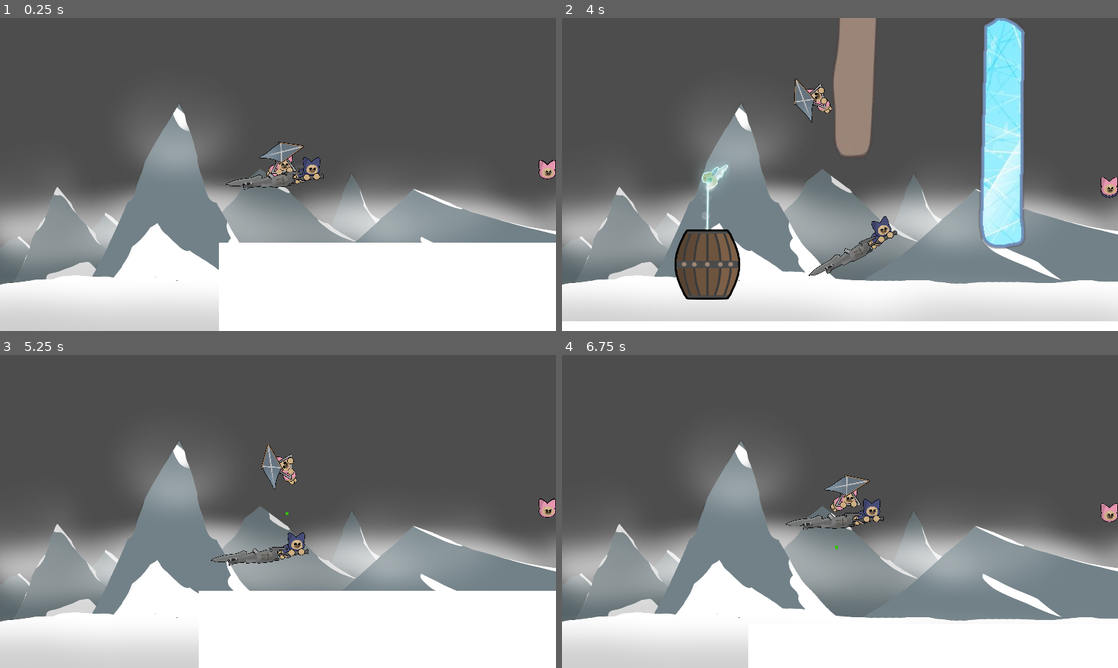
Above: before the commit, frames 1-4 (two rows, left to right).
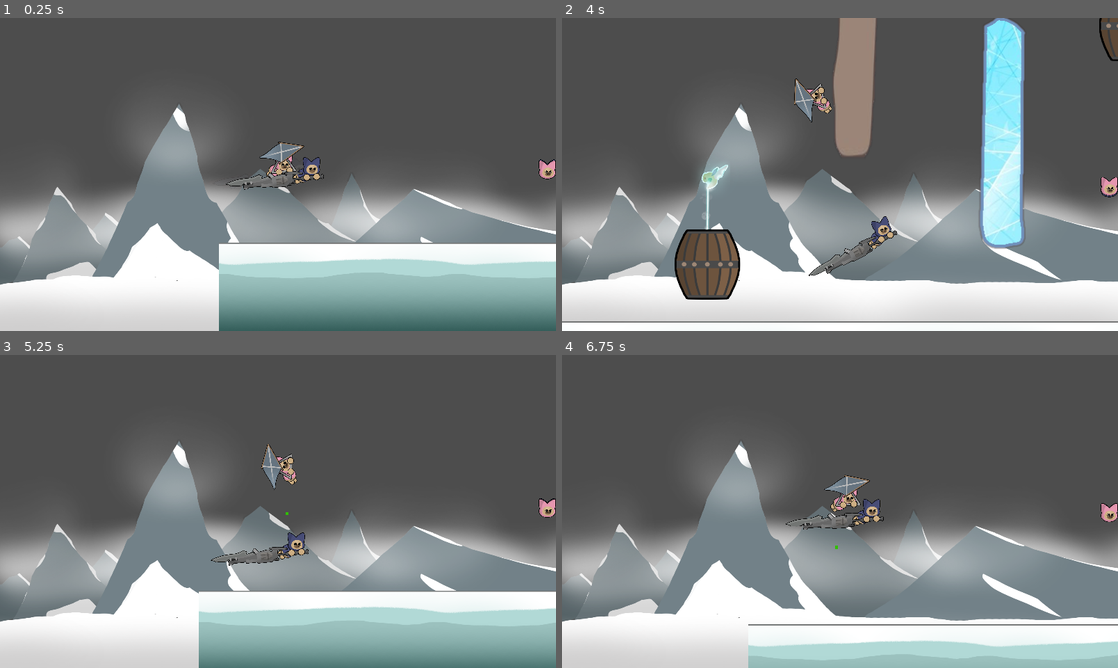
Above: after the commit, the same moments.

Repository: IssacZhuang/Gamejam-2024-Global
Game: Godot game, scene res://CatsFly.tscn
Two runs of this game, one before a commit and one after it. Both use one fixed random seed, a clock stepped at 60 frames per second and the inputs below. Sound files missing from this copy of the repository are replaced by a short silence.
Inputs:
- Up to frame 1 (0.25 s): no input
- Up to frame 2 (4 s): tap Enter at 0.5 s; hold D (player_rotation_right) 0.53-1.28 s; tap Space (game_start) at 0.6, 2.85 s; hold A (player_rotation_left) 1.28-2.03 s; tap J (player_power_down) at 1.35, 3.6 s; hold D (player_rotation_right) 2.03-3.53 s; tap K (player_power_separate) at 2.1 s; hold A (player_rotation_left) from 3.53 s (still down)
- Up to frame 3 (5.25 s): keep holding A (player_rotation_left); tap K (player_power_separate) at 4.35 s; tap Space (game_start) at 5.1 s
- Up to frame 4 (6.75 s): release A (player_rotation_left) at 5.78 s; hold D (player_rotation_right) from 5.78 s (still down); tap J (player_power_down) at 5.85 s; tap Space (game_start) at 6.5 s; tap K (player_power_separate) at 6.6 s

The runs differ from the first frame. In frame 1, 14% of the frame differs, in the area x 39-100%, y 45-100%; in frame 2, 0.6%; in frame 3, 12%; in frame 4, 5.6%.

Commit message:
ui

Diff:
--- a/Godot/Scenes/Nodes/LevelManager/level_1.tscn
+++ b/Godot/Scenes/Nodes/LevelManager/level_1.tscn
@@ -1,11 +1,11 @@
-[gd_scene load_steps=15 format=3 uid="uid://hq0mxgb6gjdk"]
+[gd_scene load_steps=14 format=3 uid="uid://hq0mxgb6gjdk"]
 
 [ext_resource type="Script" path="res://Level1.gd" id="1_f1vo5"]
+[ext_resource type="Texture2D" uid="uid://c3h14qcd5c87x" path="res://Textures/Ground.png" id="2_3sju3"]
 [ext_resource type="PackedScene" uid="uid://dinen2grqogrm" path="res://Scenes/Nodes/LevelManager/Blocks/stone_wall.tscn" id="2_4g4k5"]
 [ext_resource type="PackedScene" uid="uid://dkgfesg3ubk2c" path="res://Scenes/Nodes/LevelManager/Blocks/wooden_wall.tscn" id="3_v8bk2"]
 [ext_resource type="PackedScene" uid="uid://by4dpg8f75bx1" path="res://Scenes/Nodes/LevelManager/Blocks/explosion_bucket.tscn" id="4_qv0it"]
 [ext_resource type="PackedScene" uid="uid://d1ytwomfrp1p4" path="res://Scenes/Nodes/LevelManager/start_position.tscn" id="5_4pxah"]
-[ext_resource type="Script" path="res://Scenes/Nodes/LevelManager/EndPoints.gd" id="6_7nm8j"]
 [ext_resource type="PackedScene" uid="uid://c8hbpb2fb2lru" path="res://Scenes/Nodes/LevelManager/end_position.tscn" id="6_fxcgr"]
 [ext_resource type="Texture2D" uid="uid://bgvqj88v6aj54" path="res://Textures/Flag/FlagBlue.png" id="7_6fcf7"]
 [ext_resource type="Texture2D" uid="uid://08wbwxlo84fh" path="res://Textures/Flag/FlagPink.png" id="8_1yg2t"]
@@ -20,10 +20,7 @@
 size = Vector2(32, 2310)
 
 [sub_resource type="RectangleShape2D" id="RectangleShape2D_m5yun"]
-size = Vector2(3951.4, 300)
-
-[sub_resource type="RectangleShape2D" id="RectangleShape2D_5qcet"]
-size = Vector2(9156, 1520)
+size = Vector2(5760, 300)
 
 [node name="Level1" type="Node2D"]
 script = ExtResource("1_f1vo5")
@@ -58,7 +55,7 @@
 position = Vector2(0, 1024)
 
 [node name="CollisionShape2D" type="CollisionShape2D" parent="SideLimit/Floor"]
-position = Vector2(9889.5, 2330)
+position = Vector2(14411, 2330)
 scale = Vector2(5, 5)
 shape = SubResource("RectangleShape2D_m5yun")
 debug_color = Color(0, 0.6, 0.701961, 0.419608)
@@ -68,19 +65,61 @@
 anchor_right = 1.0
 anchor_bottom = 1.0
 offset_top = 1579.0
-offset_right = 3950.0
+offset_right = 5760.0
 offset_bottom = 1879.0
 grow_horizontal = 2
 grow_vertical = 2
 scale = Vector2(5, 5)
 
-[node name="EndArea" type="StaticBody2D" parent="SideLimit"]
-position = Vector2(26159, 3202)
-
-[node name="CollisionShape2D" type="CollisionShape2D" parent="SideLimit/EndArea"]
-position = Vector2(-1810, 144)
-shape = SubResource("RectangleShape2D_5qcet")
-metadata/_edit_group_ = true
+[node name="1" type="Sprite2D" parent="SideLimit/Floor"]
+position = Vector2(1536, 3115)
+scale = Vector2(3, 3)
+texture = ExtResource("2_3sju3")
+
+[node name="2" type="Sprite2D" parent="SideLimit/Floor"]
+position = Vector2(4608, 3115)
+scale = Vector2(3, 3)
+texture = ExtResource("2_3sju3")
+
+[node name="3" type="Sprite2D" parent="SideLimit/Floor"]
+position = Vector2(7680, 3115)
+scale = Vector2(3, 3)
+texture = ExtResource("2_3sju3")
+
+[node name="4" type="Sprite2D" parent="SideLimit/Floor"]
+position = Vector2(10752, 3115)
+scale = Vector2(3, 3)
+texture = ExtResource("2_3sju3")
+
+[node name="5" type="Sprite2D" parent="SideLimit/Floor"]
+position = Vector2(13824, 3115)
+scale = Vector2(3, 3)
+texture = ExtResource("2_3sju3")
+
+[node name="6" type="Sprite2D" parent="SideLimit/Floor"]
+position = Vector2(16896, 3115)
+scale = Vector2(3, 3)
+texture = ExtResource("2_3sju3")
+
+[node name="7" type="Sprite2D" parent="SideLimit/Floor"]
+position = Vector2(19968, 3115)
+scale = Vector2(3, 3)
+texture = ExtResource("2_3sju3")
+
+[node name="8" type="Sprite2D" parent="SideLimit/Floor"]
+position = Vector2(23040, 3115)
+scale = Vector2(3, 3)
+texture = ExtResource("2_3sju3")
+
+[node name="9" type="Sprite2D" parent="SideLimit/Floor"]
+position = Vector2(26112, 3115)
+scale = Vector2(3, 3)
+texture = ExtResource("2_3sju3")
+
+[node name="10" type="Sprite2D" parent="SideLimit/Floor"]
+position = Vector2(29184, 3115)
+scale = Vector2(3, 3)
+texture = ExtResource("2_3sju3")
 
 [node name="StoneWalls" type="Node2D" parent="."]
 
@@ -92,9 +131,6 @@
 rotation = -1.00094
 scale = Vector2(10.6288, 1.28435)
 
-[node name="Bug" parent="StoneWalls/StoneWall/Node2D" index="0"]
-frame = 0
-
 [node name="RigidBody2D" parent="StoneWalls/StoneWall" index="2"]
 rotation = -1.5708
 
@@ -106,9 +142,6 @@
 rotation = -1.00094
 scale = Vector2(10.6288, 1.28435)
 
-[node name="Bug" parent="StoneWalls/StoneWall2/Node2D" index="0"]
-frame = 0
-
 [node name="RigidBody2D" parent="StoneWalls/StoneWall2" index="2"]
 rotation = -1.5708
 
@@ -125,9 +158,6 @@
 rotation = 1.06596
 scale = Vector2(10.2247, 1.28435)
 
-[node name="Bug" parent="WoodenWalls/WoodenWall/Node2D" index="0"]
-frame = 0
-
 [node name="WoodenWallBody" parent="WoodenWalls/WoodenWall" index="2"]
 rotation = 1.5708
 
@@ -139,9 +169,6 @@
 rotation = 1.06596
 scale = Vector2(10.2247, 1.28435)
 
-[node name="Bug" parent="WoodenWalls/WoodenWall2/Node2D" index="0"]
-frame = 0
-
 [node name="WoodenWallBody" parent="WoodenWalls/WoodenWall2" index="2"]
 rotation = 1.5708
 
@@ -156,9 +183,6 @@
 rotation = -1.35272
 scale = Vector2(10.0025, 1.28435)
 
-[node name="Bug" parent="WoodenWalls/WoodenWall4/Node2D" index="0"]
-frame = 0
-
 [node name="WoodenWallBody" parent="WoodenWalls/WoodenWall4" index="2"]
 position = Vector2(914, 209)
 rotation = -1.5708
@@ -184,6 +208,9 @@
 [node name="ExplosionBucket6" parent="ExplosionBuckets" instance=ExtResource("4_qv0it")]
 position = Vector2(15070, -3882)
 
+[node name="ExplosionBucket7" parent="ExplosionBuckets" instance=ExtResource("4_qv0it")]
+position = Vector2(8372, -1104)
+
 [node name="ExplosionBucket8" parent="ExplosionBuckets" instance=ExtResource("4_qv0it")]
 position = Vector2(7954, -6641)
 
@@ -191,16 +218,13 @@
 position = Vector2(1147, 1600)
 
 [node name="EndPoints" type="Node2D" parent="."]
-script = ExtResource("6_7nm8j")
 
 [node name="EndPositionBlue" parent="EndPoints" instance=ExtResource("6_fxcgr")]
-position = Vector2(23045, 1285)
-endpointType = 1
+position = Vector2(23093, 1261)
 texture = ExtResource("7_6fcf7")
 
 [node name="EndPositionPink" parent="EndPoints" instance=ExtResource("6_fxcgr")]
 position = Vector2(25382, 1294)
-endpointType = 0
 texture = ExtResource("8_1yg2t")
 
 [editable path="StoneWalls/StoneWall"]
--- a/Godot/Scenes/SeperateFuncByYiming/MainMenu.tscn
+++ b/Godot/Scenes/SeperateFuncByYiming/MainMenu.tscn
@@ -1,4 +1,13 @@
-[gd_scene format=3 uid="uid://ouoxfj1us7ng"]
+[gd_scene load_steps=7 format=3 uid="uid://ouoxfj1us7ng"]
+
+[ext_resource type="Texture2D" uid="uid://b32risdjfgkje" path="res://Textures/UI/Button.PNG" id="1_f5twd"]
+[ext_resource type="Texture2D" uid="uid://byx2mjdfchsc0" path="res://Textures/UI/ButtonPressed.PNG" id="2_14xy7"]
+[ext_resource type="Texture2D" uid="uid://0drf7r1mavxl" path="res://Textures/UI/IconPlay.PNG" id="3_w0ogn"]
+[ext_resource type="Texture2D" uid="uid://ukehlgbtt5nc" path="res://Textures/UI/IconInfo.PNG" id="4_g6fje"]
+[ext_resource type="Texture2D" uid="uid://clx00a4sgexyg" path="res://Textures/UI/IconExit.PNG" id="5_71gnp"]
+
+[sub_resource type="LabelSettings" id="LabelSettings_qmvr7"]
+font_size = 64
 
 [node name="Control" type="Control"]
 layout_mode = 3
@@ -42,17 +51,73 @@
 custom_minimum_size = Vector2(0, 94.5)
 layout_mode = 2
 
-[node name="Start" type="TextureRect" parent="MarginContainer/HBoxContainer/VBoxContainer/VBoxContainer"]
+[node name="Start" type="TextureButton" parent="MarginContainer/HBoxContainer/VBoxContainer/VBoxContainer"]
 custom_minimum_size = Vector2(0, 94.5)
 layout_mode = 2
+texture_normal = ExtResource("1_f5twd")
+texture_pressed = ExtResource("2_14xy7")
 
-[node name="Info" type="TextureRect" parent="MarginContainer/HBoxContainer/VBoxContainer/VBoxContainer"]
+[node name="Icon" type="TextureRect" parent="MarginContainer/HBoxContainer/VBoxContainer/VBoxContainer/Start"]
+layout_mode = 0
+offset_left = 46.0
+offset_top = 17.5
+offset_right = 100.0
+offset_bottom = 77.5
+texture = ExtResource("3_w0ogn")
+
+[node name="Label" type="Label" parent="MarginContainer/HBoxContainer/VBoxContainer/VBoxContainer/Start"]
+layout_mode = 0
+offset_left = 183.0
+offset_right = 333.0
+offset_bottom = 88.0
+text = "Start"
+label_settings = SubResource("LabelSettings_qmvr7")
+
+[node name="Info" type="TextureButton" parent="MarginContainer/HBoxContainer/VBoxContainer/VBoxContainer"]
 custom_minimum_size = Vector2(0, 94.5)
 layout_mode = 2
+texture_normal = ExtResource("1_f5twd")
+texture_pressed = ExtResource("2_14xy7")
 
-[node name="Exit" type="TextureRect" parent="MarginContainer/HBoxContainer/VBoxContainer/VBoxContainer"]
+[node name="Icon" type="TextureRect" parent="MarginContainer/HBoxContainer/VBoxContainer/VBoxContainer/Info"]
+layout_mode = 0
+offset_left = 62.0
+offset_top = 17.5
+offset_right = 116.0
+offset_bottom = 81.5
+texture = ExtResource("4_g6fje")
+stretch_mode = 2
+
+[node name="Label" type="Label" parent="MarginContainer/HBoxContainer/VBoxContainer/VBoxContainer/Info"]
+layout_mode = 0
+offset_left = 183.0
+offset_right = 333.0
+offset_bottom = 88.0
+text = "Info"
+label_settings = SubResource("LabelSettings_qmvr7")
+
+[node name="Exit" type="TextureButton" parent="MarginContainer/HBoxContainer/VBoxContainer/VBoxContainer"]
 custom_minimum_size = Vector2(0, 94.5)
 layout_mode = 2
+texture_normal = ExtResource("1_f5twd")
+texture_pressed = ExtResource("2_14xy7")
+
+[node name="Icon" type="TextureRect" parent="MarginContainer/HBoxContainer/VBoxContainer/VBoxContainer/Exit"]
+layout_mode = 0
+offset_left = 46.0
+offset_top = 17.5
+offset_right = 100.0
+offset_bottom = 77.5
+texture = ExtResource("5_71gnp")
+
+[node name="Label" type="Label" parent="MarginContainer/HBoxContainer/VBoxContainer/VBoxContainer/Exit"]
+layout_mode = 0
+offset_left = 183.0
+offset_right = 333.0
+offset_bottom = 88.0
+text = "Exit
+"
+label_settings = SubResource("LabelSettings_qmvr7")
 
 [node name="MarginContainer2" type="MarginContainer" parent="MarginContainer/HBoxContainer/VBoxContainer/VBoxContainer"]
 custom_minimum_size = Vector2(0, 94.5)
Binary file added: Godot/Textures/UI/Button.PNG
Not shown, added: Godot/Textures/UI/Button.PNG.import
Binary file added: Godot/Textures/UI/ButtonPressed.PNG
Not shown, added: Godot/Textures/UI/ButtonPressed.PNG.import
Binary file added: Godot/Textures/UI/IconExit.PNG
Not shown, added: Godot/Textures/UI/IconExit.PNG.import
Binary file added: Godot/Textures/UI/IconInfo.PNG
Not shown, added: Godot/Textures/UI/IconInfo.PNG.import
Binary file added: Godot/Textures/UI/IconPlay.PNG
Not shown, added: Godot/Textures/UI/IconPlay.PNG.import
Not shown, added: Artwork/Button.kra
